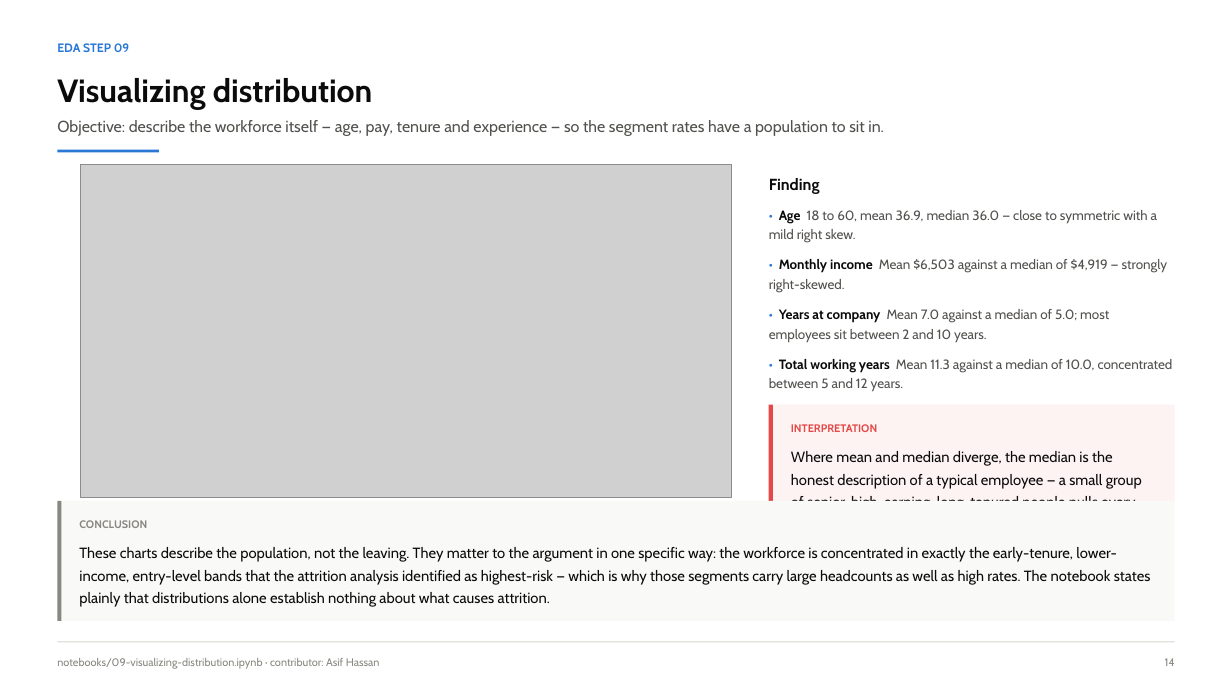
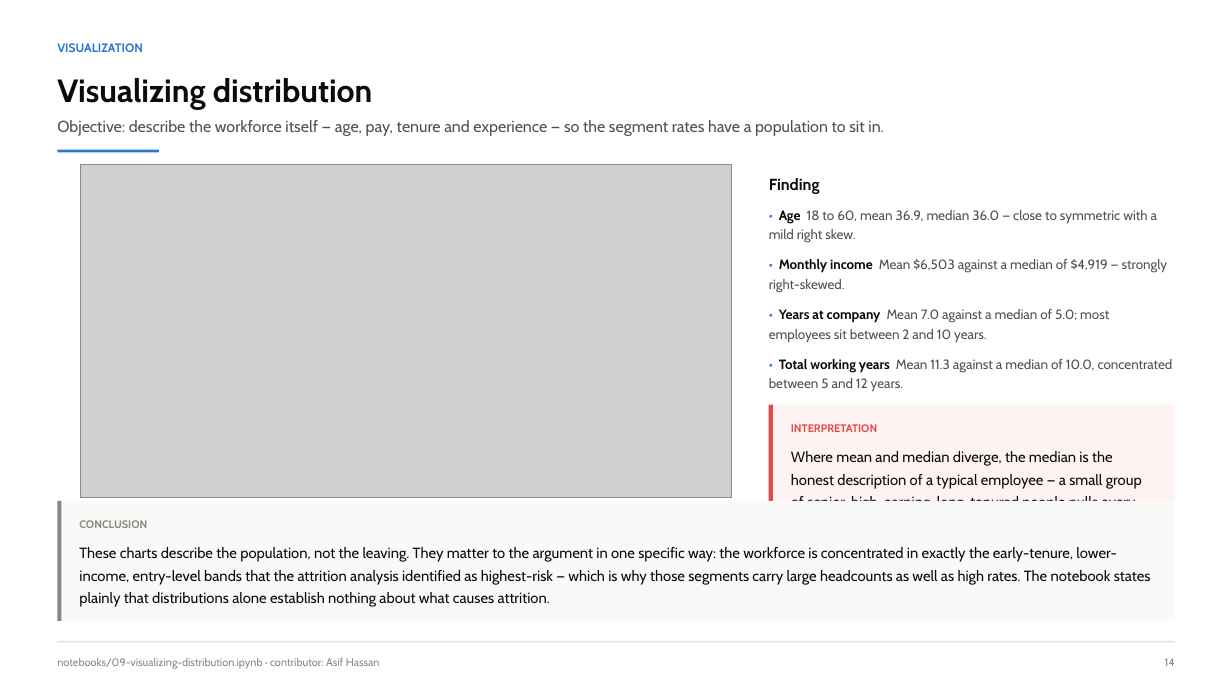
Before and after one commit to NPower-JDA-Cohort-2026/ibm-analytics-attrition-eda, a slide deck: slide 12 of presentation/IBM_Attrition_EDA_Team_Presentation.pptx (slide 15 before the commit). Drawn at 1232x693 pixels with LibreOffice and Linux fonts; fonts in the diff are those of the drawing; grey boxes stand for pictures. Boxes give left, top, right and bottom in pixels: in the first picture for what was removed or moved away, otherwise in the second. Text is boxed around its words. In the diff, an @@ line names an element or a change of style, - is before the commit and + after.

```diff
--- a/presentation/IBM_Attrition_EDA_Team_Presentation.pptx
+++ b/presentation/IBM_Attrition_EDA_Team_Presentation.pptx
@@ text removed at bbox=[57, 43, 129, 52] @@
-EDA STEP 09
@@ text added at bbox=[57, 43, 143, 52], 9.5 pt, text #2A78D6, bold @@
+VISUALIZATION
```
Also in this commit, not shown: 12 other slides changed.
